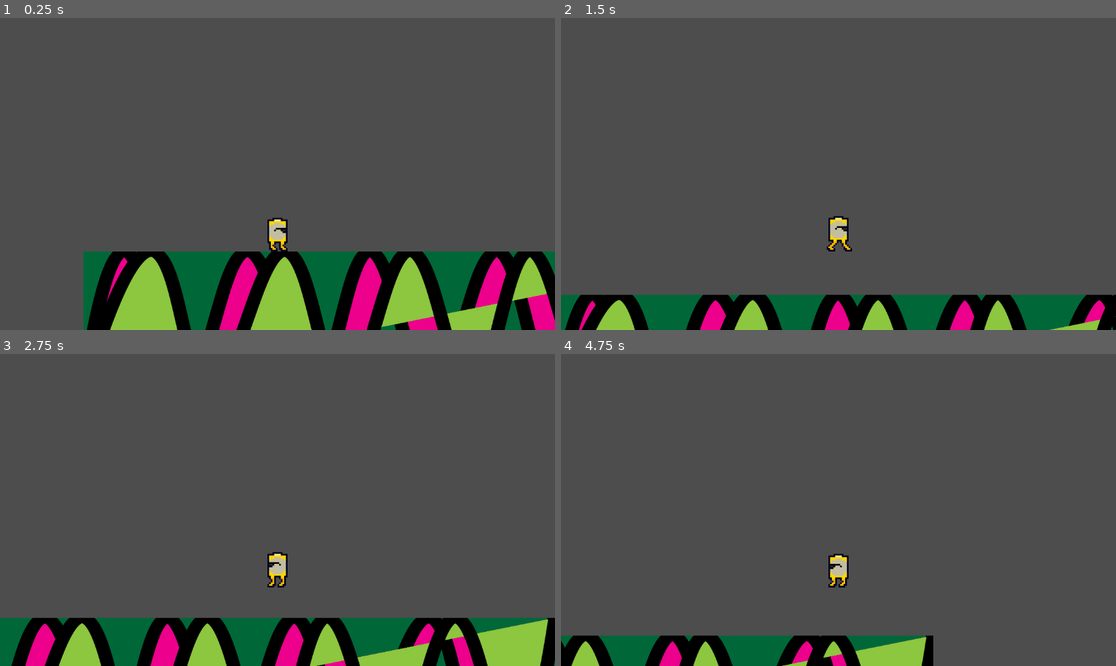
Above: before the commit, frames 1-4 (two rows, left to right).
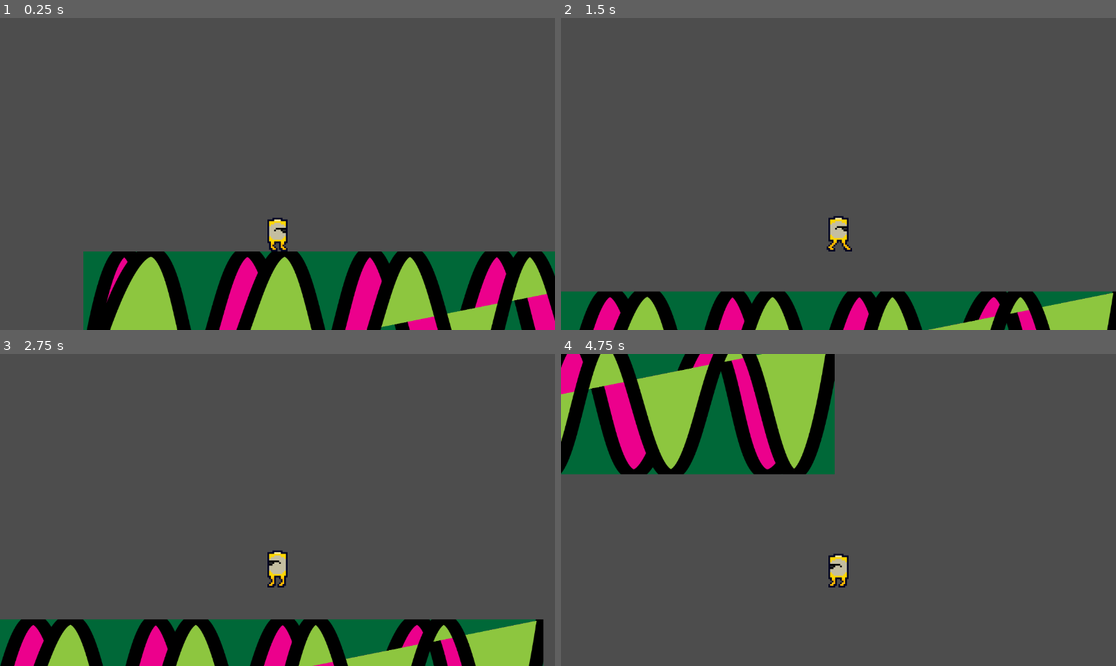
Above: after the commit, the same moments.

Repository: Tore-Forsberg/Godot-platformer
Game: Godot game, scene res://world.tscn
Same seed, same stepped clock (60 frames per second), same inputs: the game is played once before the commit and once after it.
Inputs:
- Up to frame 1 (0.25 s): no input
- Up to frame 2 (1.5 s): hold Right (move_right) from 0.53 s (still down); tap Space (jump) at 0.6, 0.77, 1.07, 1.35 s
- Up to frame 3 (2.75 s): tap Space (jump) at 1.52, 1.82, 2.1 s; release Right (move_right) at 2.03 s; hold Left (move_left) from 2.03 s (still down)
- Up to frame 4 (4.75 s): release Left (move_left) at 2.78 s; hold Right (move_right) 2.78-4.28 s; tap Space (jump) at 2.85, 3.02, 3.32, 3.6, 3.77, 4.07, 4.35, 4.52 s; hold Left (move_left) from 4.28 s (still down)

The runs differ from the first frame. In frame 2, 9.0% of the frame differs, in the area x 0-100%, y 87-100%; in frame 3, 8.2%; in frame 4, 26%, in the area x 0-68%, y 0-100%.

Commit message:
Update movement values, variables and comments
Movement values include: speed, acceleration, deceleration, jump_height and time_to_jump_peak

Diff:
--- a/scripts/player.gd
+++ b/scripts/player.gd
@@ -4,12 +4,12 @@
 @onready var coyote_jump_timer : Timer = $JumpTimer
 @onready var jump_buffer_timer : Timer = $JumpBufferTimer
 
-@export var speed = 600 # How fast the player will move (pixels/sec).
-@export var acceleration = 25
-@export var deacceleration = 15
+@export var speed = 700 # This is the max speed of the player
+@export var acceleration = 90
+@export var deceleration = 25
 
-@export var time_to_jump_peak = 0.5
-@export var jump_height = 200
+@export var jump_height = 220
+@export var time_to_jump_peak = 0.35 # The time it takes to reach the jump_height
 
 var is_jump_buffer_pressed: bool
 
@@ -42,9 +42,9 @@
 
 	if velocity.x > 0 or velocity.x < 0:
 			if velocity.x > 0:
-				velocity.x = max(velocity.x - deacceleration, 0)
+				velocity.x = max(velocity.x - deceleration, 0)
 			elif velocity.x < 0:
-				velocity.x = min(velocity.x + deacceleration, 0)
+				velocity.x = min(velocity.x + deceleration, 0)
 
 
 	if Input.is_action_just_pressed("jump"):
